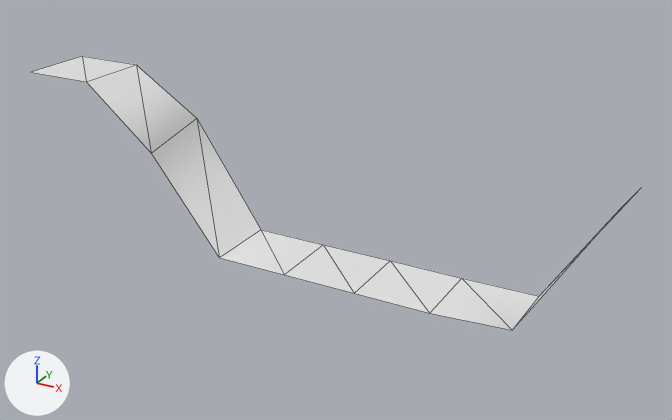
Two versions of the OBJ model models/areas/fort/preview_grass_2_2.obj, one commit apart.
One viewpoint serves both versions: a 50 mm camera at (68.74, -63.72, 15.63) aimed at (58.68, -45.43, 6.48). Every picture has the same lights, and +X, +Y and +Z are marked at lower left. The first picture is the older version. Mesh edges are drawn as thin lines. Where no turn or scale is listed for an object, it has been applied to the vertices. Vertices at exactly the same position are counted once.

The first picture shows 'preview_grass_2_2'.
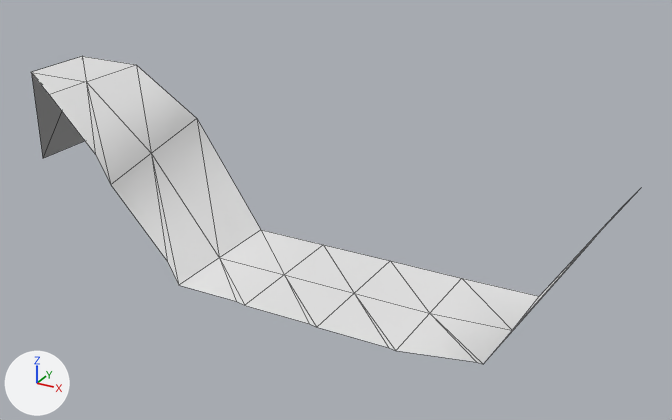
What the commit changed:
me_preview_grass_2_2 is used by ob_preview_grass_2_2; location (0.0, 0.0, 0.0).
me_preview_grass_2_2 had 18 vertices, 16 faces and spanned x 49.5..65.5, y -46.0..-44.0, z 4.7..8.9.
me_preview_grass_2_2 now has 37 vertices, 42 faces and spans x 49.5..65.5, y -47.9..-44.0, z 4.7..8.9.
Part 1, on me_preview_grass_2_2:
19 vertices are added at x 49.5..65.5, y -47.9..-44.0, z 4.7..8.9.
26 new faces join them.

Location of each change, (x1, y1, x2, y2) in pixels of the pictures (672 x 420 px):
'preview_grass_2_2', reshaped (12% taller): before (32, 56, 626, 330); after (31, 56, 626, 364)
part 1 of me_preview_grass_2_2, added: after (31, 72, 576, 364)
